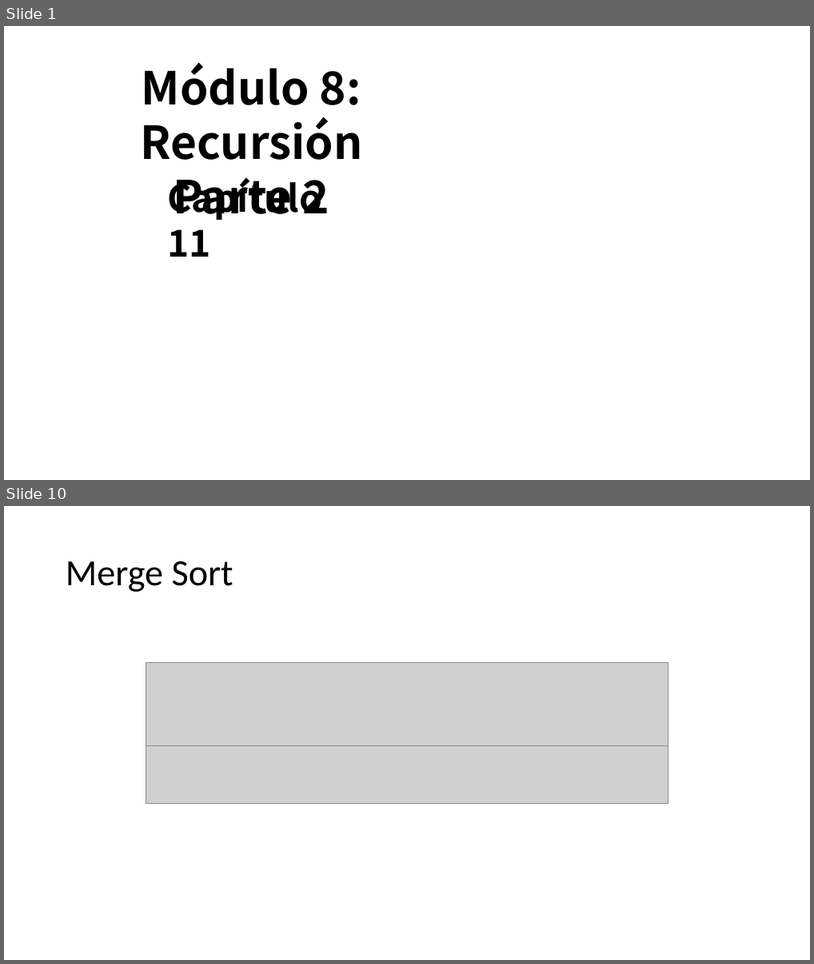
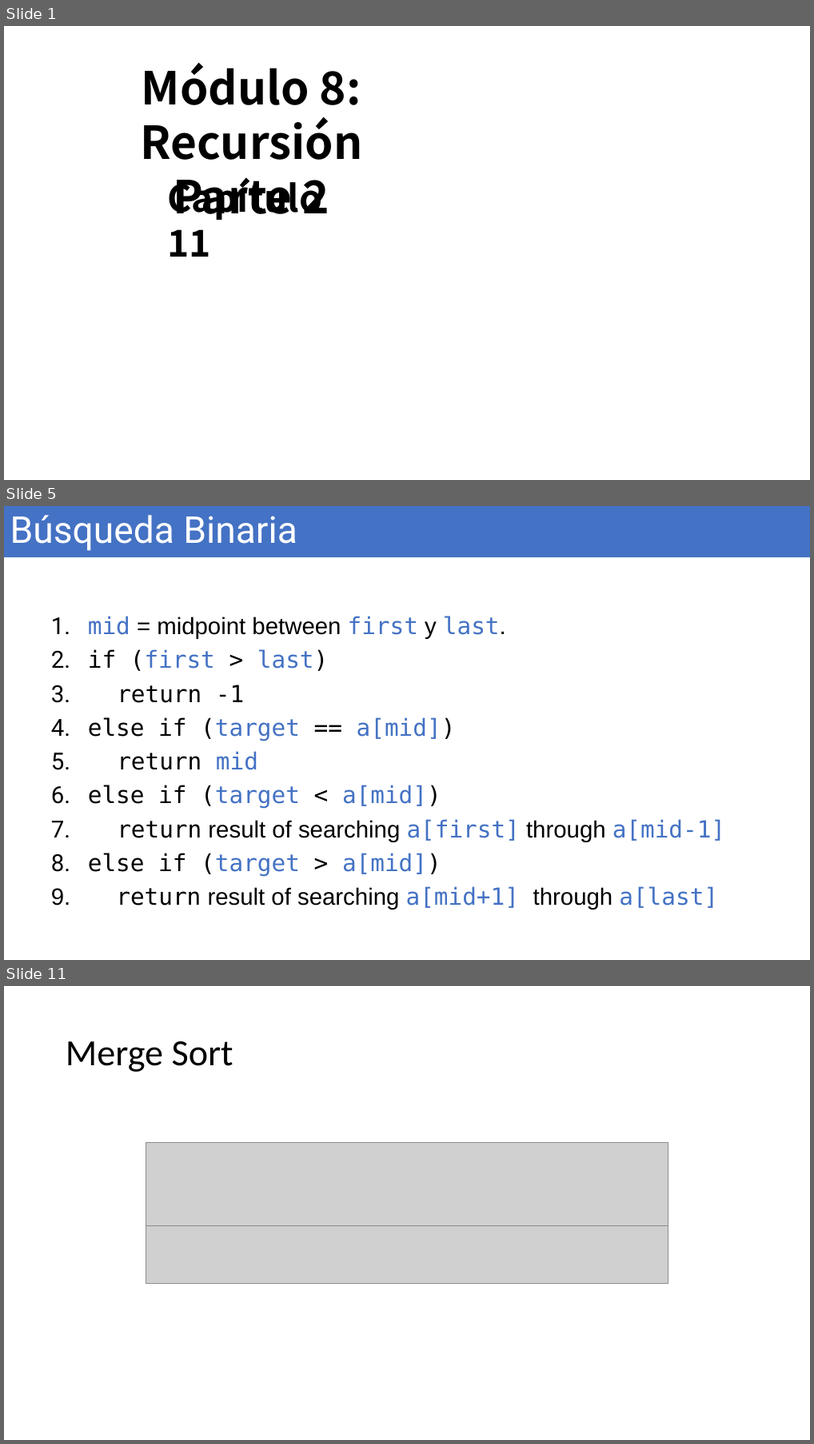
Before and after one commit to OMardil/INFO2, a slide deck: MOD08_Recursion/01 Presentacion/INFO2_MOD08_2-Busqueda_Binaria.pptx. Shown one above the other, each under a label of ours: slides 1 and 10 before the commit, slides 1, 5 and 11 after it; the slides between them are not shown. The pictures are 814x964 and 814x1444 pixels, drawn with LibreOffice and Linux fonts; fonts in the diff are those of the drawing; grey boxes stand for pictures; background and template pictures are left out. Boxes give left, top, right and bottom in pixels: in the first picture for what was removed or moved away, otherwise in the second. Text is boxed around its words. In the diff, an @@ line names an element or a change of style, - is before the commit and + after.

```diff
--- a/MOD08_Recursion/01 Presentacion/INFO2_MOD08_2-Busqueda_Binaria.pptx
+++ b/MOD08_Recursion/01 Presentacion/INFO2_MOD08_2-Busqueda_Binaria.pptx
@@ slide 5 added at bbox=[4, 506, 810, 960], background #FFFFFF @@
@@ title added at bbox=[4, 506, 810, 557], fill #4472C4, 44 pt, text #FFFFFF @@
+Búsqueda Binaria
@@ text added at bbox=[51, 616, 726, 909], 28 pt, text #000000 @@
+1. mid = midpoint between first y last.
+2. if (first > last)
+3. return -1
+4. else if (target == a[mid])
+5. return mid
+6. else if (target < a[mid])
+7. return result of searching a[first] through a[mid-1]
+8. else if (target > a[mid])
+9. return result of searching a[mid+1] through a[last]
@@ what was slide 10 is now slide 11 @@
```
Also in this commit, not shown: 2 slides changed, 6 other slides added, 6 slides removed.
